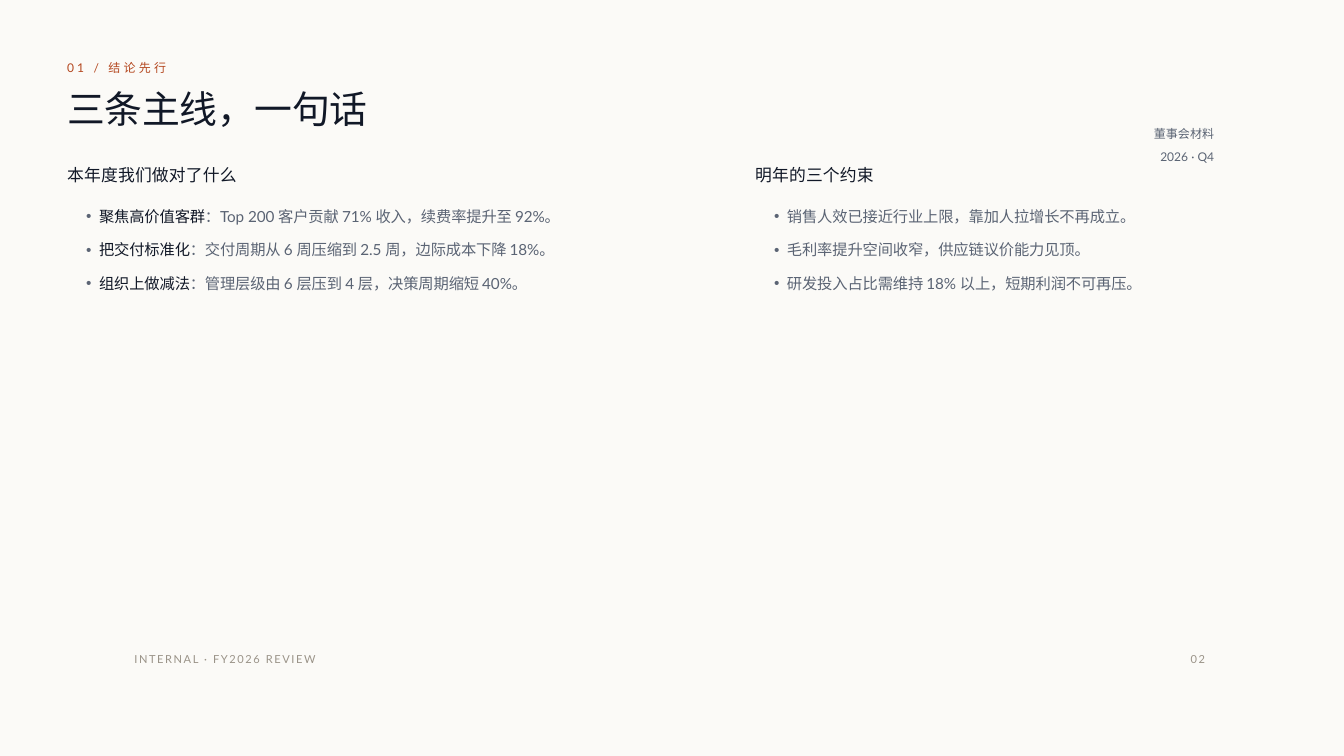
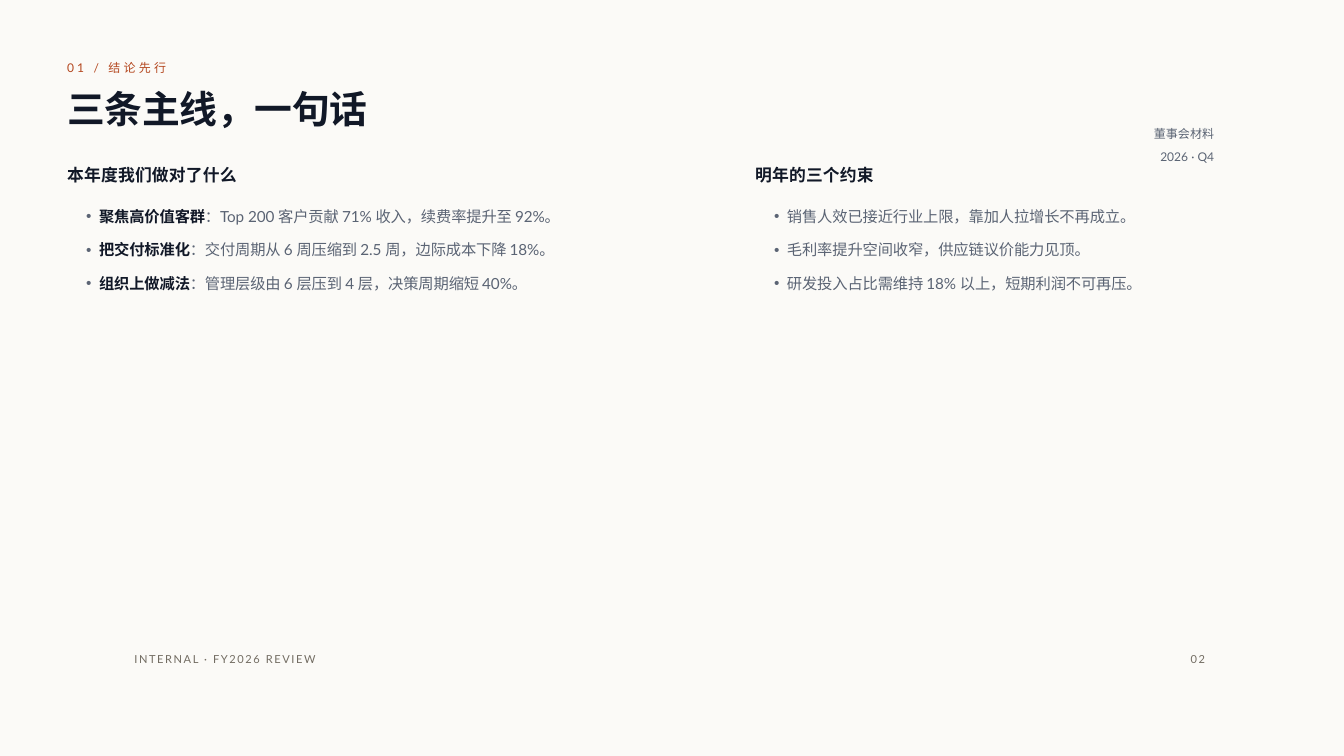
Before and after one commit to CrAckerDrv/pptpress, a slide deck: slide 2 of examples/annual-review.pptx. Drawn at 1344x756 pixels with LibreOffice and Linux fonts; fonts in the diff are those of the drawing. Boxes give left, top, right and bottom in pixels: in the first picture for what was removed or moved away, otherwise in the second. Text is boxed around its words. In the diff, an @@ line names an element or a change of style, - is before the commit and + after.

```diff
--- a/examples/annual-review.pptx
+++ b/examples/annual-review.pptx
@@ bold on in 3 elements at (67, 90, 367, 128), (67, 166, 236, 183), (755, 166, 874, 183) @@
@@ text "聚焦高价值客群：Top 200 客户贡献 71% 收入，续费率提升至 ..." at (99, 209, 560, 225): bold on in "聚焦高价值客群：Top" @@
@@ text "把交付标准化：交付周期从 6 周压缩到 2.5 周，边际成本下降 ..." at (99, 242, 555, 257): bold on in "把交付标准化：交付周期从" @@
@@ text "组织上做减法：管理层级由 6 层压到 4 层，决策周期缩短 ..." at (99, 276, 527, 291): bold on in "组织上做减法：管理层级由" @@
@@ text "INTERNAL · FY2026 REVIEW" at (134, 655, 316, 663): text colour #9A9388 to #726C62 @@
@@ text "02" at (1191, 655, 1205, 663): text colour #9A9388 to #726C62 @@
```
Also in this commit, not shown: 3 other slides changed, 44 other files.
